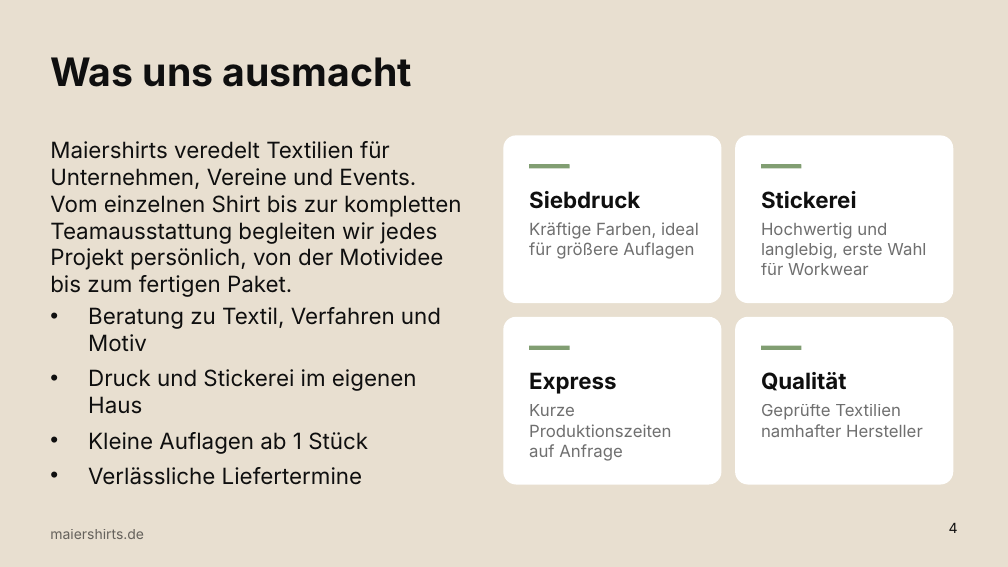
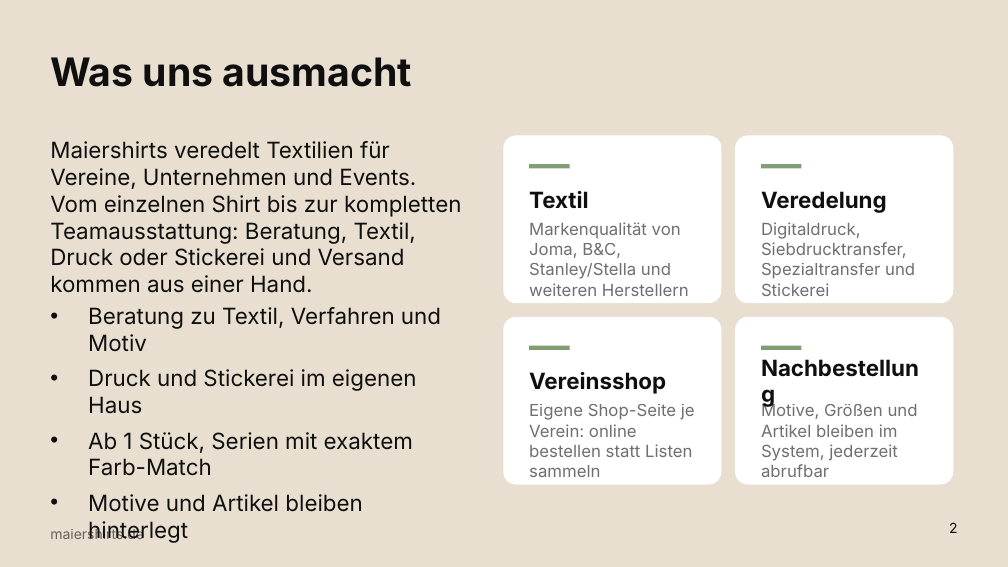
Before and after one commit to sm6161-eng/lexware-angebot-tool, a slide deck: slide 2 of presentation/dist/Maiershirts_Master.potx (slide 4 before the commit). Drawn at 1008x567 pixels with LibreOffice and Linux fonts; fonts in the diff are those of the drawing; background and template pictures are left out. Boxes give left, top, right and bottom in pixels: in the first picture for what was removed or moved away, otherwise in the second. Text is boxed around its words. In the diff, an @@ line names an element or a change of style, - is before the commit and + after.

```diff
--- a/presentation/dist/Maiershirts_Master.potx
+++ b/presentation/dist/Maiershirts_Master.potx
@@ text at [50,141,461,293]: text changed @@
-Maiershirts veredelt Textilien für Unternehmen, Vereine und Events. Vom einzelnen Shirt bis zur kompletten Teamausstattung begleiten wir jedes Projekt persönlich, von der Motividee bis zum fertigen Paket.
+Maiershirts veredelt Textilien für Vereine, Unternehmen und Events. Vom einzelnen Shirt bis zur kompletten Teamausstattung: Beratung, Textil, Druck oder Stickerei und Versand kommen aus einer Hand.
@@ text at [529,191,588,209]: text changed @@
-Siebdruck
+Textil
@@ text at [761,191,887,213]: text changed @@
-Stickerei
+Veredelung
@@ text at [529,222,689,296]: text changed @@
-Kräftige Farben, ideal für größere Auflagen
+Markenqualität von Joma, B&C, Stanley/Stella und weiteren Herstellern
@@ text at [761,222,915,296]: text changed @@
-Hochwertig und langlebig, erste Wahl für Workwear
+Digitaldruck, Siebdrucktransfer, Spezialtransfer und Stickerei
@@ text at [529,372,666,394]: text changed @@
-Express
+Vereinsshop
@@ text at [761,372,847,391]: text changed @@
-Qualität
+Nachbestellung
@@ text at [529,404,695,477]: text changed @@
-Kurze Produktionszeiten auf Anfrage
+Eigene Shop-Seite je Verein: online bestellen statt Listen sammeln
@@ text at [761,403,918,477]: text changed @@
-Geprüfte Textilien namhafter Hersteller
+Motive, Größen und Artikel bleiben im System, jederzeit abrufbar
@@ text at [88,432,413,543]: text changed @@
-• Kleine Auflagen ab 1 Stück
-• Verlässliche Liefertermine
+• Ab 1 Stück, Serien mit exaktem Farb-Match
+• Motive und Artikel bleiben hinterlegt
@@ page number at [949,522,958,533]: text changed @@
-4
+2
```
Also in this commit, not shown: 11 other slides changed, 4 slides added, 11 slides removed, 8 other files.
